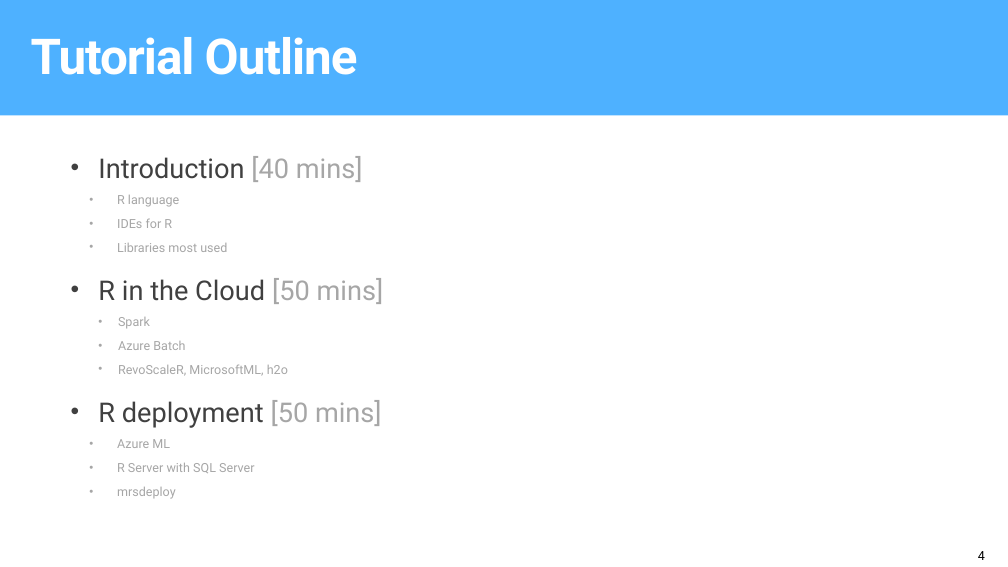
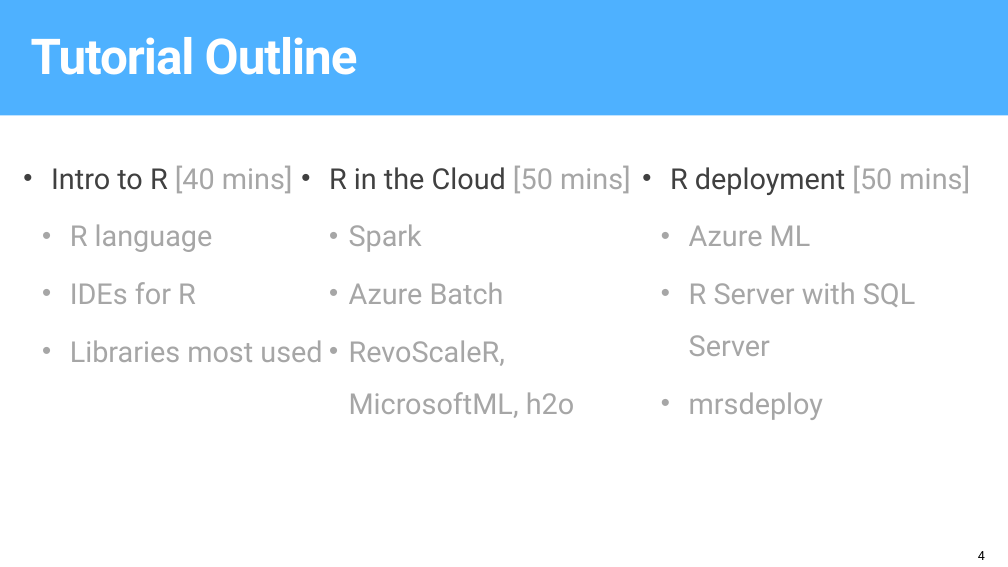
Before and after one commit to microsoft/AI-Immersion-Workshop, a slide deck: slide 4 of Applied Machine Learning for Developers/R server Tools for scaling R using Azure/docs/ToolsForScalingRUsingAzure.pptx. Drawn at 1008x567 pixels with LibreOffice and Linux fonts; fonts in the diff are those of the drawing; background and template pictures are left out. Boxes give left, top, right and bottom in pixels: in the first picture for what was removed or moved away, otherwise in the second. Text is boxed around its words. In the diff, an @@ line names an element or a change of style, - is before the commit and + after.

```diff
--- a/Applied Machine Learning for Developers/R server Tools for scaling R using Azure/docs/ToolsForScalingRUsingAzure.pptx
+++ b/Applied Machine Learning for Developers/R server Tools for scaling R using Azure/docs/ToolsForScalingRUsingAzure.pptx
@@ text "R in the Cloud [50 ...": place and size @@
-text "R in the Cloud [50 ..." at <box>98,156,384,499</box>
+text "R in the Cloud [50 ..." at <box>329,166,631,418</box>
@@ text "R in the Cloud [50 ..." at <box>329,166,631,418</box>: size 26.4 to 28 pt in "R in the Cloud [50 mins]"; size 12.3 to 28 pt in "Spark", "Azure Batch", "RevoScaleR, MicrosoftML, h2o"; line spacing 1.4 to 1.5; more space between paragraphs @@
@@ text added at <box>51,166,322,362</box>, 28 pt, text #A6A6A6 @@
+• Intro to R [40 mins]
+  • R language
+  • IDEs for R
+  • Libraries most used
@@ text at <box>98,156,363,252</box>: paragraphs removed @@
-• Introduction [40 mins]
-  • R language
-  • IDEs for R
-  • Libraries most used
@@ text added at <box>670,166,970,420</box>, 28 pt, text #A6A6A6 @@
+• R deployment [50 mins]
+  • Azure ML
+  • R Server with SQL Server
+  • mrsdeploy
@@ text at <box>98,400,382,499</box>: paragraphs removed @@
-• R deployment [50 mins]
-  • Azure ML
-  • R Server with SQL Server
-  • mrsdeploy
```
Also in this commit, not shown: 1 other slide changed, 1 slide added, 1 other file.
